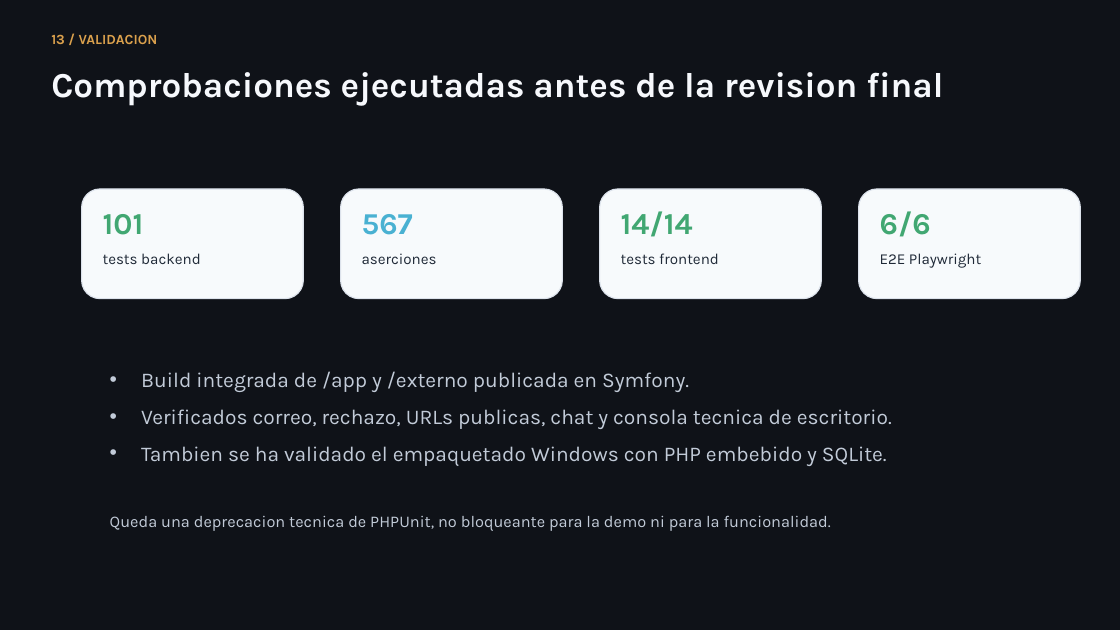
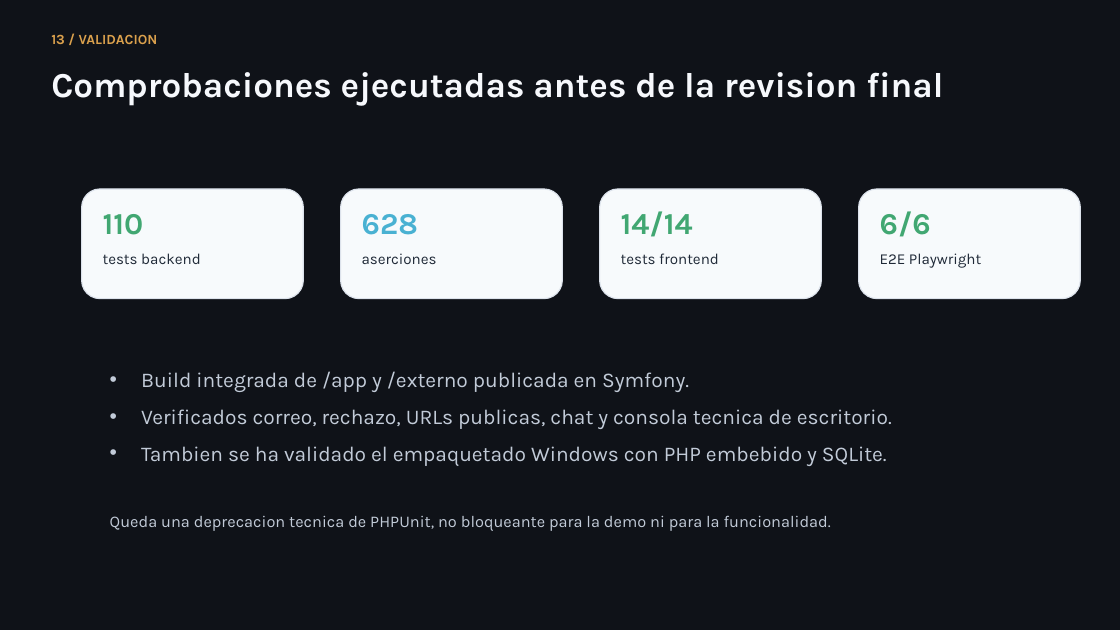
Before and after one commit to lmendez861/TFG-Agora, a slide deck: slide 14 of docs/presentacion-defensa-final.pptx. Drawn at 1120x630 pixels with LibreOffice and Linux fonts; fonts in the diff are those of the drawing. Boxes give left, top, right and bottom in pixels: in the first picture for what was removed or moved away, otherwise in the second. Text is boxed around its words. In the diff, an @@ line names an element or a change of style, - is before the commit and + after.

```diff
--- a/docs/presentacion-defensa-final.pptx
+++ b/docs/presentacion-defensa-final.pptx
@@ text at [103,214,144,235]: text changed @@
-101
+110
@@ text at [362,214,418,235]: text changed @@
-567
+628
```
Also in this commit, not shown: 6 other slides changed, 13 other files.
